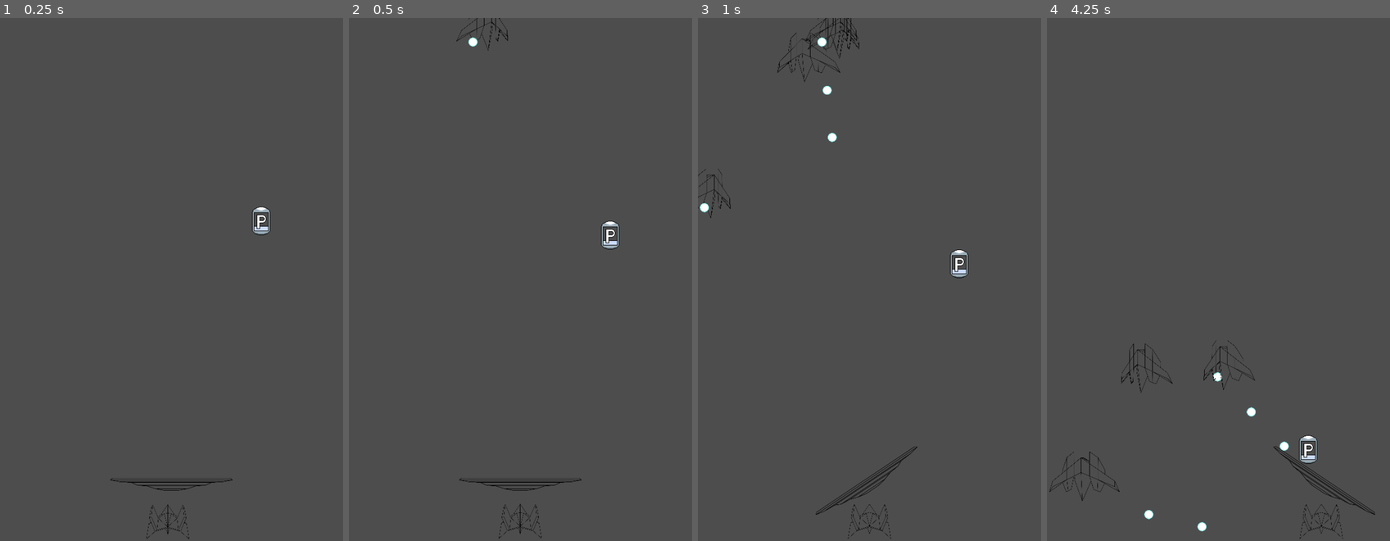
Above: before the commit, frames 1-4 (left to right).
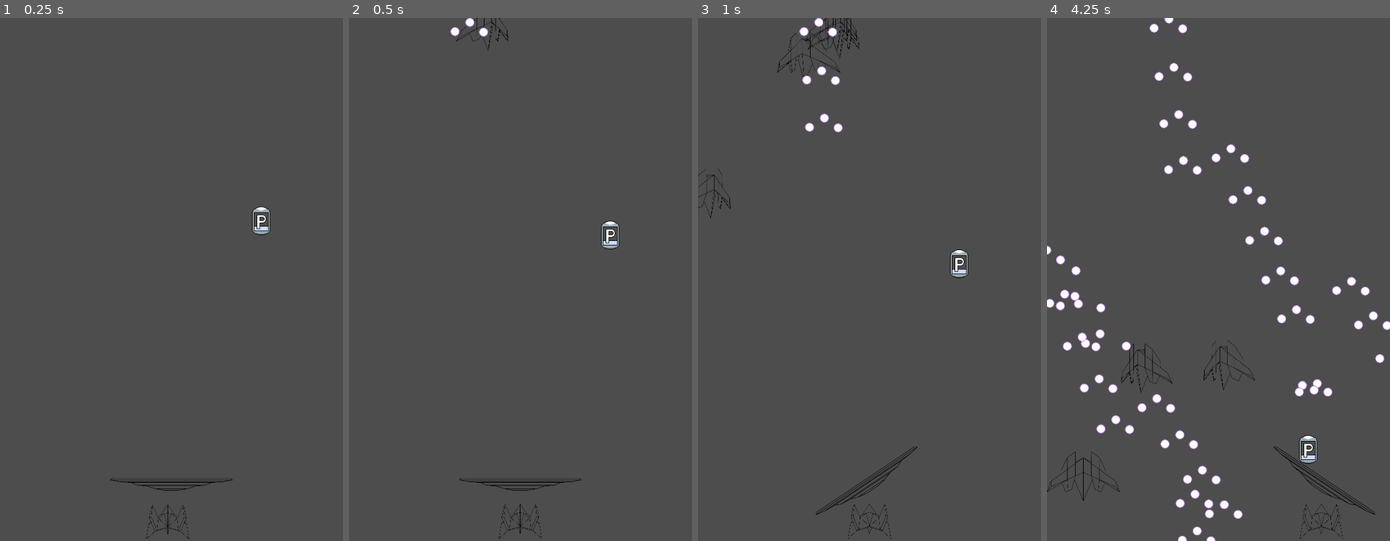
Above: after the commit, the same moments.

Repository: dommie123/Bullet_Hell
Game: Godot game, scene res://nodes/main.tscn
The game is run twice, just before and just after one commit, with the same random seed, the same clock (stepped at 60 frames per second) and the same inputs.
Inputs (mouse positions are in pixels of both pictures, inside the frame that each line leads up to):
- Up to frame 1 (0.25 s): no input
- Up to frame 2 (0.5 s): no input
- Up to frame 3 (1 s): move the mouse to (869, 483) at 0.52 s; press the mouse at (869, 483) at 0.53 s
- Up to frame 4 (4.25 s): move the mouse to (1149, 305) at 1.27 s; release the mouse at (1149, 305) at 1.28 s; right-click (1149, 305) at 1.35 s; move the mouse to (1252, 164) at 2.02 s; tap Space (shift) at 2.1 s; move the mouse to (1201, 384) at 2.77 s; click (1201, 384) at 2.85 s; move the mouse to (1321, 357) at 3.52 s; hold Right mouse button (rotate_right) from 3.53 s (still down)

Frame 1 is identical in both runs. In frame 2, 0.2% of the frame differs, in the area x 29-41%, y 0-6%; in frame 3, 0.5%; in frame 4, 3.3%, in the area x 0-100%, y 0-100%.

Commit message:
Fixed bullet collision bug
Added much more collision logic to the bullets, paddle, enemies and more.

Added enemy colors

Diff:
--- a/nodes/bullet.tscn
+++ b/nodes/bullet.tscn
@@ -23,7 +23,8 @@
 [node name="Bullet" type="RigidBody2D" groups=["Bullets"]]
 material = SubResource("ShaderMaterial_trqu3")
 position = Vector2(203, 63)
-collision_layer = 2
+collision_layer = 0
+collision_mask = 0
 physics_material_override = SubResource("PhysicsMaterial_s2m05")
 gravity_scale = 0.0
 max_contacts_reported = 1
--- a/nodes/enemy.tscn
+++ b/nodes/enemy.tscn
@@ -224,8 +224,10 @@
 bullet_scene = ExtResource("2_yxds1")
 powerupScene = ExtResource("3_yc7vu")
 currentState = 2
+currentType = 4
 xYInverted = true
 bulletLaunchSpeedMultiplier = 1
+enemyColor = 1
 
 [node name="AnimatedSprite2D" type="AnimatedSprite2D" parent="."]
 rotation = 1.5708
@@ -236,21 +238,20 @@
 [node name="BulletLauncher" type="Node2D" parent="."]
 
 [node name="BulletLauncher2" type="Node2D" parent="."]
-visible = false
+position = Vector2(-26, 16)
 
 [node name="BulletLauncher3" type="Node2D" parent="."]
-visible = false
+position = Vector2(24, 17)
 
 [node name="BulletLauncher4" type="Node2D" parent="."]
-visible = false
+position = Vector2(-59, 19)
 
 [node name="BulletLauncher5" type="Node2D" parent="."]
-visible = false
+position = Vector2(60, 19)
 
 [node name="VisibleOnScreenNotifier2D" type="VisibleOnScreenNotifier2D" parent="."]
 
 [node name="BulletTimer" type="Timer" parent="."]
-wait_time = 0.1
 
 [node name="CollisionShape2D" type="CollisionShape2D" parent="."]
 position = Vector2(1, 2)
--- a/scripts/Player.gd
+++ b/scripts/Player.gd
@@ -13,7 +13,7 @@
 var currentCurse: int
 
 enum color {cyan, magenta}#ADDED enumerator used to denote colors throughout the code. Use these when describing a color of enemy, player or bullet
-var shipColor : color = color.cyan #what color the ship currently is
+@export var shipColor : color = color.cyan #what color the ship currently is
 
 var lockRotation : bool = false
 const MAX_ROTATION = PI / 6 # 30 degrees in radians
--- a/scripts/bullet.gd
+++ b/scripts/bullet.gd
@@ -11,7 +11,7 @@
 var magentaBulletTexture : Texture2D
 
 enum color {cyan, magenta}#enumerator used to denote colors throughout the code. Use these when describing a color of enemy or bullet
-var bulletColor : color
+@export var bulletColor : color
 
 func _ready():
 #	speed = 350
@@ -24,6 +24,7 @@
 	magentaBulletTexture = load("res://assets/Bullets/Magenta Bullet.png")
 
 	if bulletColor == color.cyan:
+		#print("CYAN")
 		set_collision_layer_value(7, true)
 		set_collision_layer_value(8, false)
 		set_collision_mask_value(3, true)
@@ -31,6 +32,7 @@
 		$Icon.texture = cyanBulletTexture
 
 	elif bulletColor == color.magenta:
+		#print("MAGENTA")
 		set_collision_layer_value(7, false)
 		set_collision_layer_value(8, true)
 		set_collision_mask_value(3, false)
@@ -49,10 +51,29 @@
 func _on_body_entered(body):
 	if "Player" in body.name and "Ship" not in body.name:
 		linear_velocity = linear_velocity.normalized() * speed
-#		set_collision_mask_value(3, true)
-		set_collision_layer_value(9, true)
-#		set_collision_layer_value(2, false)
-#		set_collision_mask_value(1, false)
+		if bulletColor == color.cyan:
+			#print("CYAN REFLECTED")
+			set_collision_layer_value(7, false)
+			set_collision_layer_value(8, false)
+			set_collision_layer_value(9, true)
+
+			set_collision_mask_value(3, false)
+			set_collision_mask_value(4, false)
+			set_collision_mask_value(6, true)
+			set_collision_mask_value(12, true)
+			set_collision_mask_value(14, true)
+
+		elif bulletColor == color.magenta:
+			#print("MAGENTA REFLECTED")
+			set_collision_layer_value(7, false)
+			set_collision_layer_value(8, false)
+			set_collision_layer_value(10, true)
+
+			set_collision_mask_value(3, false)
+			set_collision_mask_value(4, false)
+			set_collision_mask_value(5, true)
+			set_collision_mask_value(11, true)
+			set_collision_mask_value(13, true)
 	elif "PlayerShip" in body.name:
 		body.bullet_hit_callable.call(body)
 		queue_free()
--- a/scripts/enemy.gd
+++ b/scripts/enemy.gd
@@ -31,6 +31,8 @@
 @export var funcIndex: int
 @export var bulletLaunchSpeedMultiplier: int
 
+@export var enemyColor : color
+
 var functions: Functions
 var utils: Utils
 
@@ -67,6 +69,20 @@
 	enemy_fled.connect(mainNode.enemy_fled_callable)
 	enemy_killed.connect(mainNode.enemy_killed_callable)
 
+	if enemyColor == color.cyan:
+		$".".set_collision_layer_value(5,true)
+		$".".set_collision_layer_value(6,false)
+
+		$".".set_collision_mask_value(10,true)
+		$".".set_collision_mask_value(9,false)
+	elif enemyColor == color.magenta:
+		$".".set_collision_layer_value(6,true)
+		$".".set_collision_layer_value(5,false)
+
+		$".".set_collision_mask_value(9,true)
+		$".".set_collision_mask_value(10,false)
+
+
 # Called every frame. 'delta' is the elapsed time since the previous frame.
 func _process(delta):
 	if currentState == STATE.DEAD:
@@ -86,7 +102,7 @@
 		position = calc_pos(timePassed)
 		posDifference = position - lastFramePos
 
-	if currentType == TYPE.AIMBOT or currentType == TYPE.MEGABYTE or currentType == TYPE.GIGABYTE:
+	if currentType == TYPE.AIMBOT: #or currentType == TYPE.MEGABYTE or currentType == TYPE.GIGABYTE:
 		var player = get_node("/root/Main/Player")
 
 		if player:
@@ -126,22 +142,124 @@
 
 
 func shoot():
+	var direction = $BulletLauncher.rotation
+
 	if currentType == TYPE.TROJAN:
 		assert(false, "Trojan enemies cannot shoot the player!")
-
-	var bullet = bullet_scene.instantiate()
-	bullet.bulletColor = color.cyan #TEMPORARY. ALL BULLETS SHOT ARE CYAN RIGHT NOW
-
-	bullet.position = position
-	var direction = $BulletLauncher.rotation
-
-	bullet.speed = bulletLaunchSpeed
+	elif currentType == TYPE.AIMBOT:
+		var bullet1 = bullet_scene.instantiate()
+		bullet1.bulletColor = enemyColor
+		bullet1.position = $BulletLauncher.position
+		bullet1.speed = bulletLaunchSpeed
+		var velocity = Vector2(0, 1)
+		bullet1.linear_velocity = velocity.rotated(direction)
+		add_sibling(bullet1)
+	elif currentType == TYPE.GIGABYTE: #5
+		var bullet1 = bullet_scene.instantiate()
+		var bullet2 = bullet_scene.instantiate()
+		var bullet3 = bullet_scene.instantiate()
+		var bullet4 = bullet_scene.instantiate()
+		var bullet5 = bullet_scene.instantiate()
+		bullet1.bulletColor = enemyColor
+		bullet2.bulletColor = enemyColor
+		bullet3.bulletColor = enemyColor
+		bullet4.bulletColor = enemyColor
+		bullet5.bulletColor = enemyColor
+		bullet1.position = $BulletLauncher.position
+		bullet2.position = $BulletLauncher2.position
+		bullet3.position = $BulletLauncher3.position
+		bullet4.position = $BulletLauncher4.position
+		bullet5.position = $BulletLauncher5.position
+		bullet1.speed = bulletLaunchSpeed
+		bullet2.speed = bulletLaunchSpeed
+		bullet3.speed = bulletLaunchSpeed
+		bullet4.speed = bulletLaunchSpeed
+		bullet5.speed = bulletLaunchSpeed
+		var velocity = Vector2(0, 1)
+		bullet1.linear_velocity = velocity.rotated(direction)
+		bullet2.linear_velocity = velocity.rotated(direction)
+		bullet3.linear_velocity = velocity.rotated(direction)
+		bullet4.linear_velocity = velocity.rotated(direction)
+		bullet5.linear_velocity = velocity.rotated(direction)
+		add_sibling(bullet1)
+		add_sibling(bullet2)
+		add_sibling(bullet3)
+		add_sibling(bullet4)
+		add_sibling(bullet5)
+
+	elif currentType == TYPE.HAXOR:
+		var bullet1 = bullet_scene.instantiate()
+		var bullet2 = bullet_scene.instantiate()
+		bullet1.bulletColor = enemyColor
+		bullet2.bulletColor = enemyColor
+		bullet1.position = $BulletLauncher.position
+		bullet2.position = $BulletLauncher2.position
+		bullet1.speed = bulletLaunchSpeed
+		bullet2.speed = bulletLaunchSpeed
+		var velocity = Vector2(0, 1)
+		bullet1.linear_velocity = velocity.rotated(direction)
+		bullet2.linear_velocity = velocity.rotated(direction)
+		add_sibling(bullet1)
+		add_sibling(bullet2)
+
+	elif currentType == TYPE.MEGABYTE: #3
+		var bullet1 = bullet_scene.instantiate()
+		var bullet2 = bullet_scene.instantiate()
+		var bullet3 = bullet_scene.instantiate()
+		bullet1.bulletColor = enemyColor
+		bullet2.bulletColor = enemyColor
+		bullet3.bulletColor = enemyColor
+		bullet1.position = $BulletLauncher.position
+		bullet2.position = $BulletLauncher2.position
+		bullet3.position = $BulletLauncher3.position
+		bullet1.speed = bulletLaunchSpeed
+		bullet2.speed = bulletLaunchSpeed
+		bullet3.speed = bulletLaunchSpeed
+		var velocity = Vector2(0, 1)
+		bullet1.linear_velocity = velocity.rotated(direction)
+		bullet2.linear_velocity = velocity.rotated(direction)
+		bullet3.linear_velocity = velocity.rotated(direction)
+		add_sibling(bullet1)
+		add_sibling(bullet2)
+		add_sibling(bullet3)
+	elif currentType == TYPE.WORM:
+		var bullet1 = bullet_scene.instantiate()
+		var bullet2 = bullet_scene.instantiate()
+		var bullet3 = bullet_scene.instantiate()
+		var bullet4 = bullet_scene.instantiate()
+		bullet1.bulletColor = enemyColor
+		bullet2.bulletColor = enemyColor
+		bullet3.bulletColor = enemyColor
+		bullet4.bulletColor = enemyColor
+		bullet1.position = $BulletLauncher.position
+		bullet2.position = $BulletLauncher2.position
+		bullet3.position = $BulletLauncher3.position
+		bullet4.position = $BulletLauncher4.position
+		bullet1.speed = bulletLaunchSpeed
+		bullet2.speed = bulletLaunchSpeed
+		bullet3.speed = bulletLaunchSpeed
+		bullet4.speed = bulletLaunchSpeed
+		var velocity = Vector2(0, 1)
+		bullet1.linear_velocity = velocity.rotated(direction)
+		bullet2.linear_velocity = velocity.rotated(direction)
+		bullet3.linear_velocity = velocity.rotated(direction)
+		bullet4.linear_velocity = velocity.rotated(direction)
+		add_sibling(bullet1)
+		add_sibling(bullet2)
+		add_sibling(bullet3)
+		add_sibling(bullet4)
+
+	#bullet.bulletColor = color.cyan #TEMPORARY. ALL BULLETS SHOT ARE CYAN RIGHT NOW
+
+	#bullet.position = position
+
+	#bullet.speed = bulletLaunchSpeed
 
 	# Choose the velocity for the bullet
-	var velocity = Vector2(1, 0)
-	bullet.linear_velocity = velocity.rotated(direction)
-
-	add_sibling(bullet)
+	#var velocity = Vector2(1, 0)
+	#bullet.linear_velocity = velocity.rotated(direction)
+
+	#add_sibling(bullet)
 
 
 func spawn_powerup():
